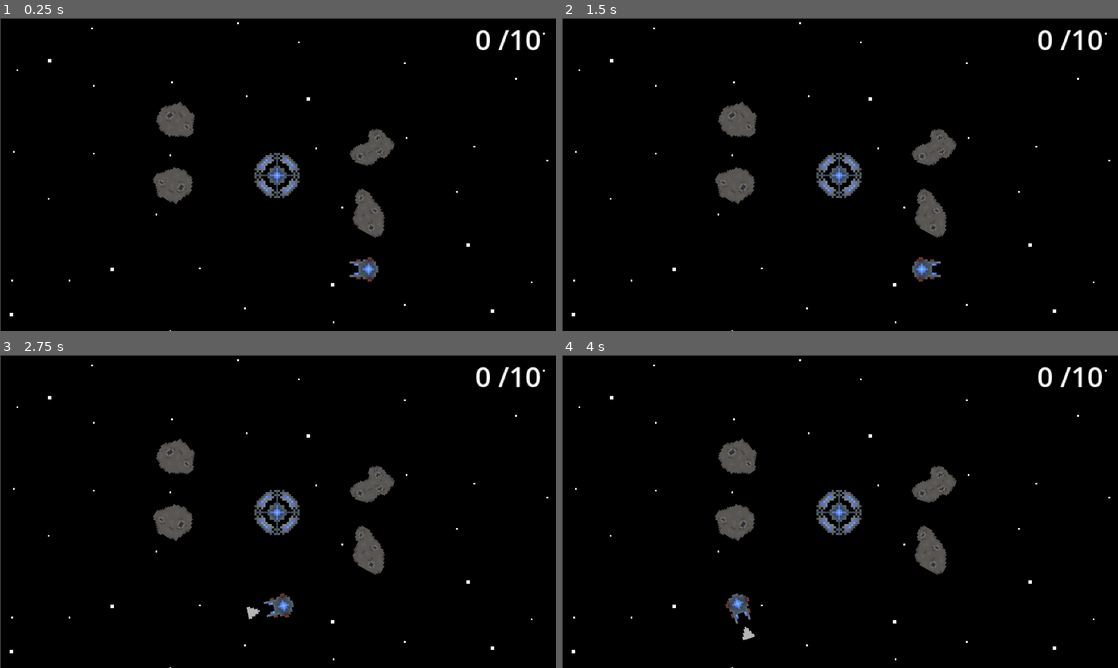
Above: before the commit, frames 1-4 (two rows, left to right).
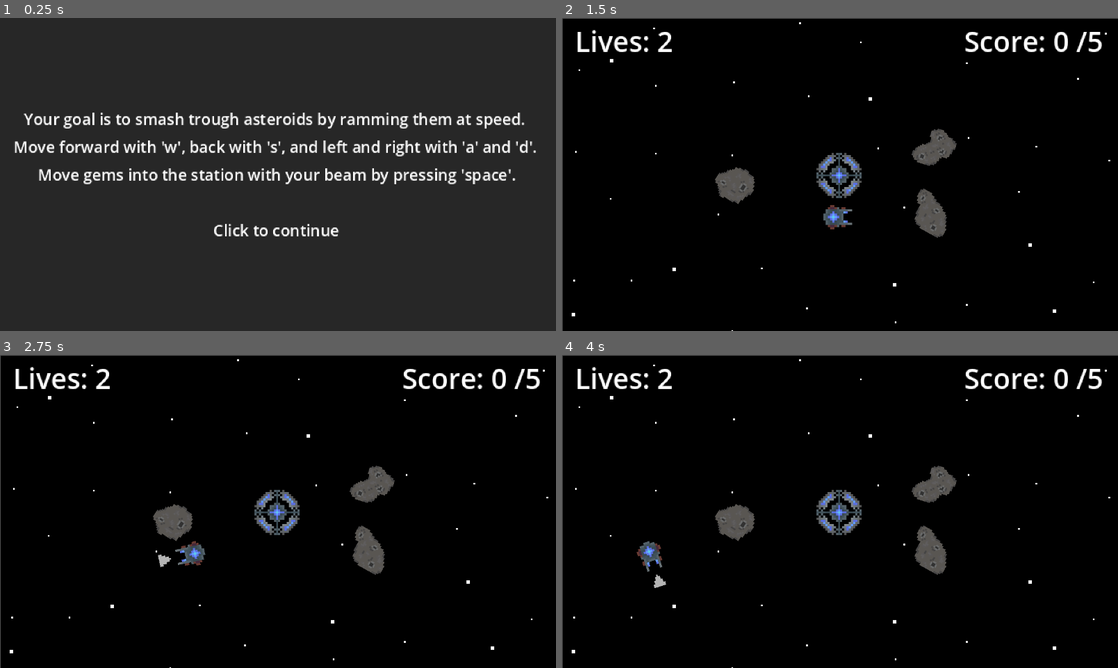
Above: after the commit, the same moments.

Repository: ima-cow/Space-asteroid-miner
Game: Godot game, scene res://scenes/game.tscn
Two runs of this game, one before a commit and one after it. Both use one fixed random seed, a clock stepped at 60 frames per second and the inputs below.
Inputs (mouse positions are in pixels of both pictures, inside the frame that each line leads up to):
- Up to frame 1 (0.25 s): no input
- Up to frame 2 (1.5 s): tap Enter at 0.5 s; move the mouse to (734, 183) at 0.52 s; hold E (Rotation_Right) 0.53-1.28 s; hold Space (beam) 0.53-1.28 s; click (734, 183) at 0.8 s; move the mouse to (934, 146) at 1.27 s; hold S (back) from 1.28 s (still down); click (934, 146) at 1.35 s
- Up to frame 3 (2.75 s): tap Space (beam) at 1.55 s; move the mouse to (366, 549) at 2.02 s; release S (back) at 2.03 s; hold E (Rotation_Right) from 2.03 s (still down); hold Space (beam) from 2.03 s (still down); click (366, 549) at 2.3 s
- Up to frame 4 (4 s): move the mouse to (739, 458) at 2.77 s; release E (Rotation_Right) at 2.78 s; release Space (beam) at 2.78 s; hold W (forward) 2.78-3.53 s; click (739, 458) at 2.85 s; tap Space (beam) at 3.05 s; move the mouse to (1006, 558) at 3.52 s; hold Q (Rotation_Left) from 3.53 s (still down); hold Space (beam) from 3.53 s (still down); click (1006, 558) at 3.8 s

The runs differ from the first frame. In frame 1, 100% of the frame differs, in the area x 0-100%, y 0-100%; in frame 2, 2.3%; in frame 3, 2.5%; in frame 4, 2.5%.

Commit message:
final touches

Diff:
--- a/scenes/game.tscn
+++ b/scenes/game.tscn
@@ -14,6 +14,9 @@
 [sub_resource type="RectangleShape2D" id="RectangleShape2D_p57ef"]
 size = Vector2(2, 8)
 
+[sub_resource type="StyleBoxFlat" id="StyleBoxFlat_u5sy4"]
+bg_color = Color(0.15247649, 0.15247649, 0.1524764, 1)
+
 [node name="Game" type="Node"]
 script = ExtResource("1_u5sy4")
 
@@ -22,7 +25,7 @@
 
 [node name="Ship" type="RigidBody2D" parent="."]
 unique_name_in_owner = true
-position = Vector2(51, 55)
+position = Vector2(0, 25)
 contact_monitor = true
 max_contacts_reported = 1
 linear_damp_mode = 1
@@ -95,23 +98,100 @@
 
 [node name="Asteroids" type="Node" parent="."]
 
+[node name="LostShip" type="Control" parent="."]
+unique_name_in_owner = true
+visible = false
+layout_mode = 3
+anchors_preset = 0
+offset_left = -134.0
+offset_top = -66.0
+offset_right = -134.0
+offset_bottom = -66.0
+
+[node name="CenterContainer" type="CenterContainer" parent="LostShip"]
+layout_mode = 1
+offset_right = 29.0
+offset_bottom = 23.0
+
+[node name="Message" type="Label" parent="LostShip/CenterContainer"]
+layout_mode = 2
+text = "Return to area near station now
+or risk getting your ship destroyed
+"
+horizontal_alignment = 1
+
+[node name="Lives" type="Control" parent="."]
+layout_mode = 3
+anchors_preset = 0
+offset_left = -152.0
+offset_top = -88.0
+offset_right = -152.0
+offset_bottom = -88.0
+
+[node name="CenterContainer" type="CenterContainer" parent="Lives"]
+layout_mode = 1
+offset_right = 29.0
+offset_bottom = 23.0
+
+[node name="Lives" type="Label" parent="Lives/CenterContainer"]
+unique_name_in_owner = true
+layout_mode = 2
+text = "Lives: 2
+"
+
+[node name="Score" type="Control" parent="."]
+layout_mode = 3
+anchors_preset = 0
+offset_left = 72.0
+offset_top = -88.0
+offset_right = 72.0
+offset_bottom = -88.0
+
+[node name="CenterContainer" type="CenterContainer" parent="Score"]
+layout_mode = 1
+offset_right = 29.0
+offset_bottom = 23.0
+
+[node name="Score" type="Label" parent="Score/CenterContainer"]
+unique_name_in_owner = true
+layout_mode = 2
+text = "Score: 0 /5"
+
 [node name="Control" type="Control" parent="."]
-layout_mode = 3
-anchors_preset = 0
-offset_left = 113.0
-offset_top = -97.0
-offset_right = 143.0
-offset_bottom = -87.0
+z_index = 1
+layout_mode = 3
+anchors_preset = 0
+offset_left = -161.0
+offset_top = -91.0
+offset_right = 162.0
+offset_bottom = 92.0
+
+[node name="Panel" type="Panel" parent="Control"]
+layout_mode = 1
+anchors_preset = 15
+anchor_right = 1.0
+anchor_bottom = 1.0
+grow_horizontal = 2
+grow_vertical = 2
+theme_override_styles/panel = SubResource("StyleBoxFlat_u5sy4")
 
 [node name="CenterContainer" type="CenterContainer" parent="Control"]
-layout_mode = 0
-offset_right = 40.0
-offset_bottom = 40.0
-
-[node name="Score" type="Label" parent="Control/CenterContainer"]
-unique_name_in_owner = true
-layout_mode = 2
-text = "0 /10"
+layout_mode = 1
+anchors_preset = 15
+anchor_right = 1.0
+anchor_bottom = 1.0
+grow_horizontal = 2
+grow_vertical = 2
+
+[node name="Label" type="Label" parent="Control/CenterContainer"]
+layout_mode = 2
+theme_override_font_sizes/font_size = 9
+text = "Your goal is to smash trough asteroids by ramming them at speed.
+Move forward with 'w', back with 's', and left and right with 'a' and 'd'.
+Move gems into the station with your beam by pressing 'space'.
+
+Click to continue"
+horizontal_alignment = 1
 
 [node name="StaryBackground" type="Sprite2D" parent="."]
 z_index = -1
--- /dev/null
+++ b/scenes/lose_screen.tscn
@@ -0,0 +1,34 @@
+[gd_scene load_steps=2 format=3 uid="uid://cl5neq6hyxxm6"]
+
+[sub_resource type="StyleBoxFlat" id="StyleBoxFlat_ej8mq"]
+bg_color = Color(0.15247649, 0.15247649, 0.1524764, 1)
+
+[node name="WinScreen" type="Control"]
+layout_mode = 3
+anchors_preset = 15
+anchor_right = 1.0
+anchor_bottom = 1.0
+grow_horizontal = 2
+grow_vertical = 2
+
+[node name="Panel" type="Panel" parent="."]
+layout_mode = 1
+anchors_preset = 15
+anchor_right = 1.0
+anchor_bottom = 1.0
+grow_horizontal = 2
+grow_vertical = 2
+theme_override_styles/panel = SubResource("StyleBoxFlat_ej8mq")
+
+[node name="CenterContainer" type="CenterContainer" parent="."]
+layout_mode = 1
+anchors_preset = 15
+anchor_right = 1.0
+anchor_bottom = 1.0
+grow_horizontal = 2
+grow_vertical = 2
+
+[node name="Label" type="Label" parent="CenterContainer"]
+layout_mode = 2
+theme_override_font_sizes/font_size = 48
+text = "YOU LOSE :("
--- /dev/null
+++ b/scenes/win_screen.tscn
@@ -0,0 +1,34 @@
+[gd_scene load_steps=2 format=3 uid="uid://d2dbmrq84sumv"]
+
+[sub_resource type="StyleBoxFlat" id="StyleBoxFlat_s508f"]
+bg_color = Color(0.15247649, 0.15247649, 0.1524764, 1)
+
+[node name="WinScreen" type="Control"]
+layout_mode = 3
+anchors_preset = 15
+anchor_right = 1.0
+anchor_bottom = 1.0
+grow_horizontal = 2
+grow_vertical = 2
+
+[node name="Panel" type="Panel" parent="."]
+layout_mode = 1
+anchors_preset = 15
+anchor_right = 1.0
+anchor_bottom = 1.0
+grow_horizontal = 2
+grow_vertical = 2
+theme_override_styles/panel = SubResource("StyleBoxFlat_s508f")
+
+[node name="CenterContainer" type="CenterContainer" parent="."]
+layout_mode = 1
+anchors_preset = 15
+anchor_right = 1.0
+anchor_bottom = 1.0
+grow_horizontal = 2
+grow_vertical = 2
+
+[node name="Label" type="Label" parent="CenterContainer"]
+layout_mode = 2
+theme_override_font_sizes/font_size = 48
+text = "YOU WIN!"
--- a/scripts/game.gd
+++ b/scripts/game.gd
@@ -3,21 +3,48 @@
 var asteroid := preload("res://scenes/asteroid.tscn")
 @onready var asteroids := $Asteroids
 
-const ASTEROID_SPAWN_PREVENTION_RADIUS := 25
+const ASTEROID_SPAWN_PREVENTION_RADIUS := 15
 const STATION_SPAWN_PRENVTION_AREA := Vector2i(50, 50)
+var ship_lives := 2
+const AMOUNT_TO_GENERATE := 10
 
 func _ready() -> void:
-	for i in 12:
+	for i in 5:
 		var asteroid_to_generate := _atempt_to_instantiate_asteroid(STATION_SPAWN_PRENVTION_AREA)
 		if asteroid_to_generate != null:
 			asteroids.add_child(asteroid_to_generate)
+
+var time_out_of_play_area := 0
+const MAX_TIME_OUT_OF_PLAY_AREA := 200
+func _process(_delta: float) -> void:
+	if $Control.visible == true and Input.is_action_just_pressed("left_click"):
+		$Control.visible = false
+		print("wow")
+
+	if ship_lives < 0:
+		get_tree().change_scene_to_file("res://scenes/lose_screen.tscn")
+
+	var ship_out_of_play_area:bool = %Ship.global_position.x > 175 or %Ship.global_position.x < -175 or %Ship.global_position.y > 100 or %Ship.global_position.y < -100
+	if ship_out_of_play_area:
+		%LostShip.visible = true
+		if time_out_of_play_area > MAX_TIME_OUT_OF_PLAY_AREA:
+				%Ship.global_position = Vector2(0, 25)
+				%Ship.linear_velocity = Vector2.ZERO
+				%Ship.angular_velocity = 0.0
+				%Ship.rotation = 0.0
+				ship_lives -= 1
+				%Lives.text = "Lives: "+str(ship_lives)
+		time_out_of_play_area += 1
+	else:
+		%LostShip.visible = false
+		time_out_of_play_area = 0
 
 func _atempt_to_instantiate_asteroid(prevent_within: Vector2i) -> Node2D:
 	var asteroid_instance:Node2D = asteroid.instantiate()
 	var window_width := get_window().size.x
 	var window_heigth := get_window().size.y
 
-	for i in 1200:
+	for i in 10000:
 		@warning_ignore("integer_division")
 		var possible_position := Vector2i(randi_range(-window_width/10, window_width/10), randi_range(-window_heigth/10, window_heigth/10))
 		var too_close := false
--- a/scripts/station.gd
+++ b/scripts/station.gd
@@ -6,4 +6,6 @@
 	if area.get_parent().name == "Gem":
 		area.get_parent().queue_free()
 		score += 1
-		get_node("%Score").text = str(score)+" / 10"
+		get_node("%Score").text = "Score: "+str(score)+" / 10"
+		if score >= 5:
+			get_tree().change_scene_to_file("res://scenes/win_screen.tscn")
Not shown: 1 places in scenes/game.tscn that only renumber resources
